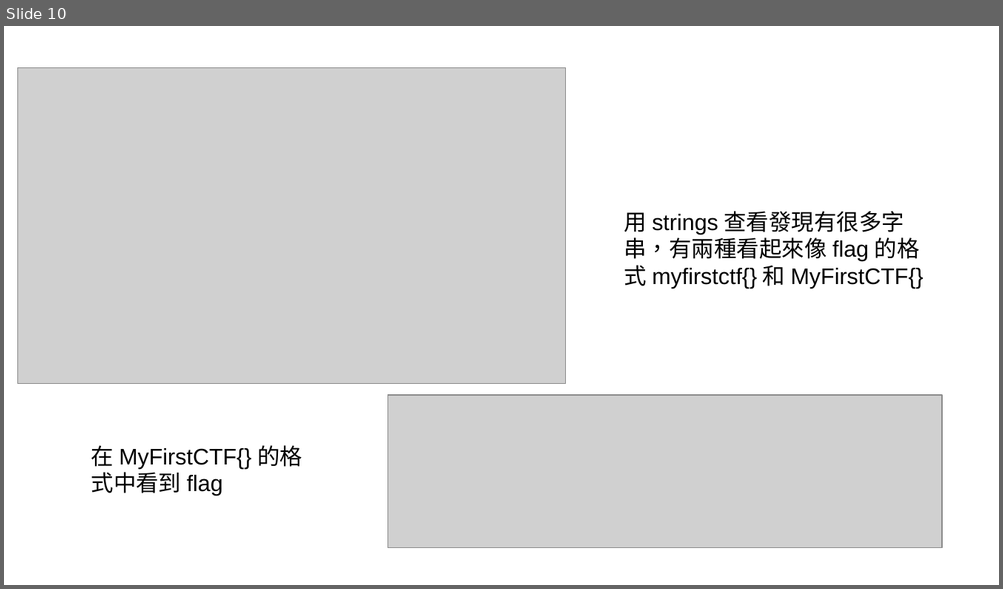
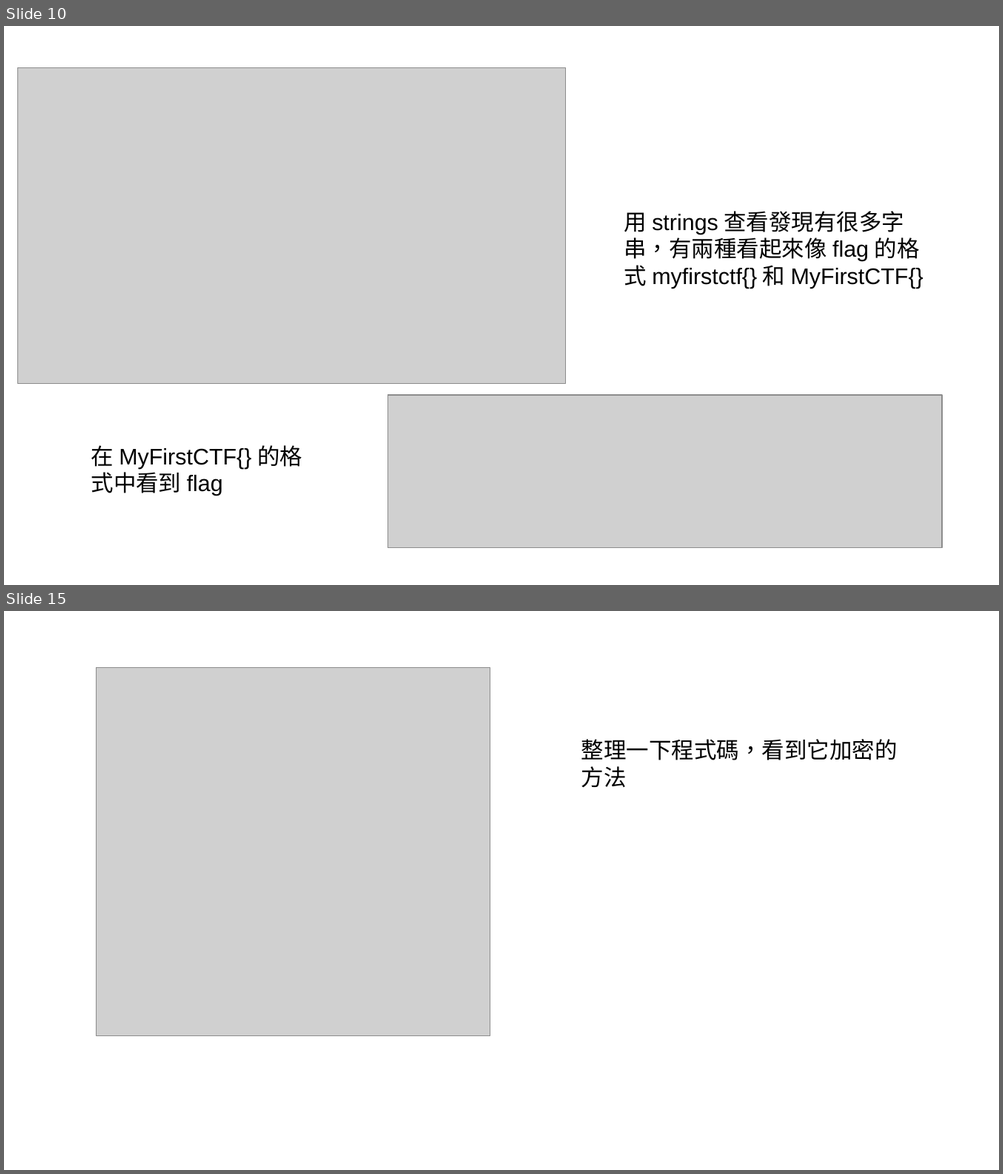
Before and after one commit to gardra/atdf, a slide deck: Lab2/writeup.odp. Shown one above the other, each under a label of ours: slide 10 before the commit, slides 10 and 15 after it; the slides between them are not shown. The pictures are 1003x589 and 1003x1174 pixels, drawn with LibreOffice and Linux fonts; fonts in the diff are those of the drawing; grey boxes stand for pictures. Boxes give left, top, right and bottom in pixels: in the first picture for what was removed or moved away, otherwise in the second. Text is boxed around its words. In the diff, an @@ line names an element or a change of style, - is before the commit and + after.

```diff
--- a/Lab2/writeup.odp
+++ b/Lab2/writeup.odp
@@ slide 15 added at (4, 611, 999, 1170), background #FFFFFF @@
@@ picture added at (96, 668, 489, 1036) @@
@@ text added at (581, 739, 897, 788), 18 pt, text #000000 @@
+整理一下程式碼，看到它加密的方法
```
Also in this commit, not shown: 4 other slides added, 4 other files.
